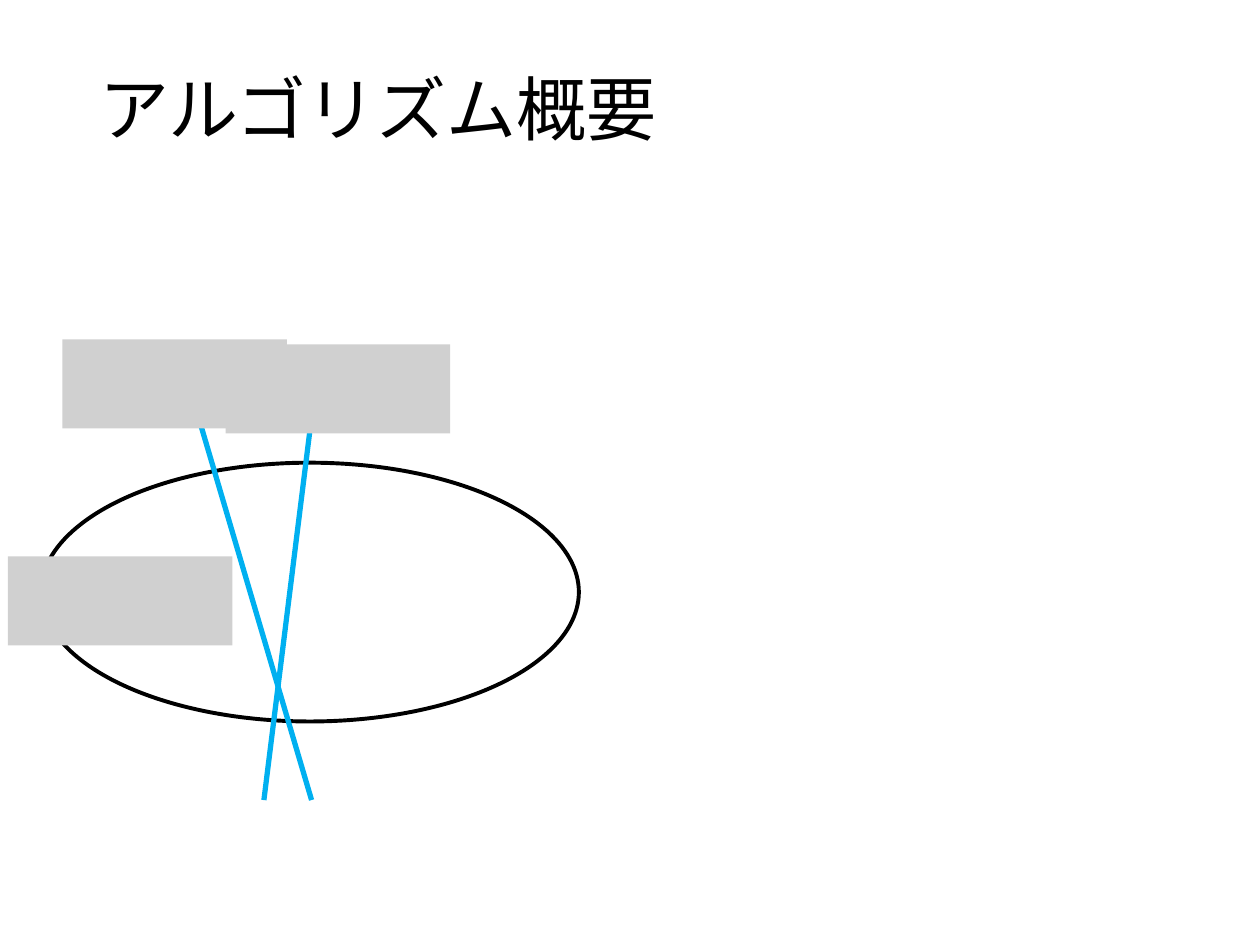
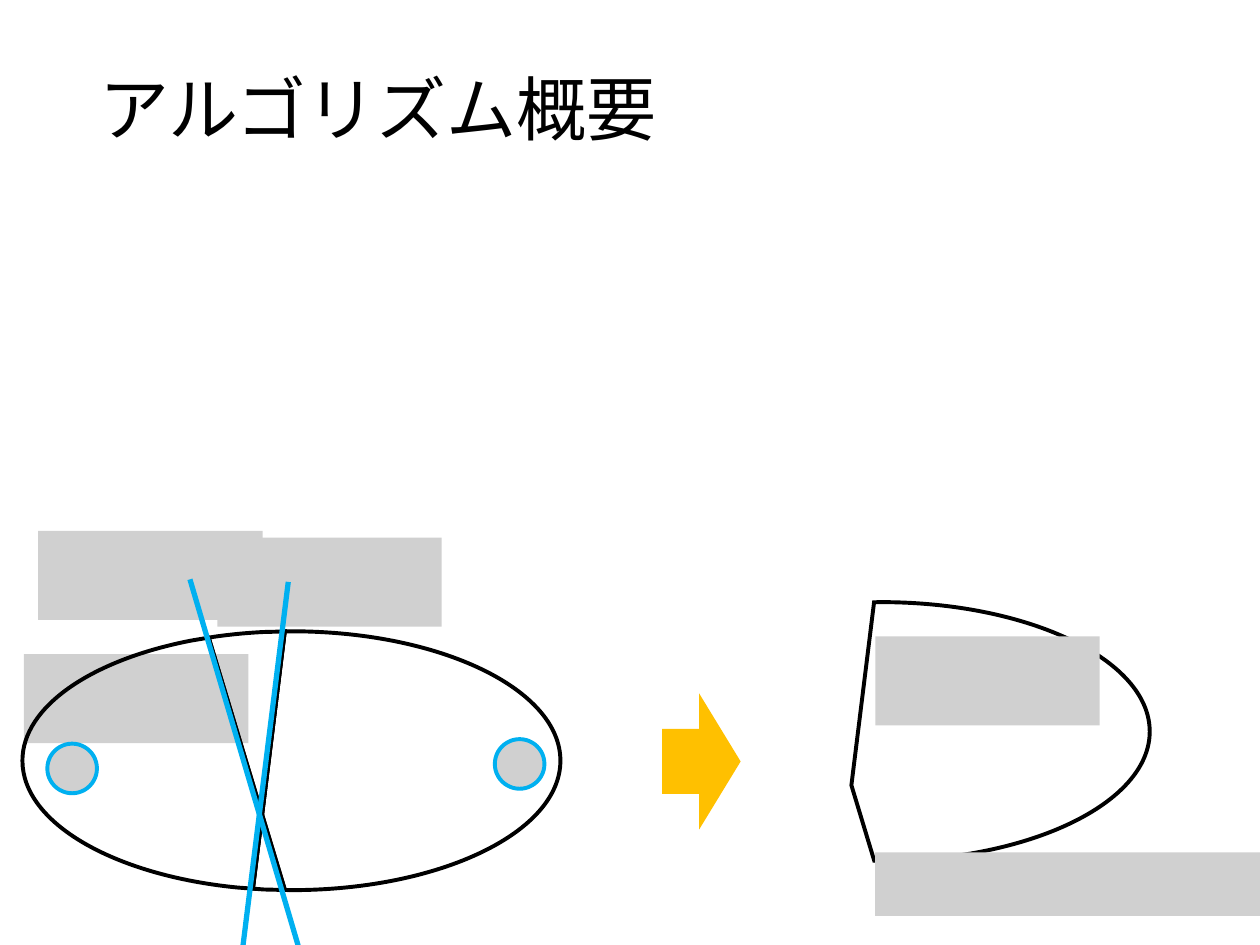
Before and after one commit to ssmr0410/share, a slide deck: slide 8 of slide/mizutani_pre.pptx (slide 9 before the commit). Drawn at 1260x945 pixels with LibreOffice and Linux fonts; fonts in the diff are those of the drawing; grey boxes stand for pictures. Boxes give left, top, right and bottom in pixels: in the first picture for what was removed or moved away, otherwise in the second. Text is boxed around its words. In the diff, an @@ line names an element or a change of style, - is before the commit and + after.

```diff
--- a/slide/mizutani_pre.pptx
+++ b/slide/mizutani_pre.pptx
@@ picture removed at bbox=[63, 339, 287, 428] @@
@@ picture removed at bbox=[226, 344, 450, 433] @@
@@ ellipse removed at bbox=[40, 462, 578, 721] @@
@@ picture added at bbox=[38, 530, 262, 620] @@
@@ picture added at bbox=[217, 538, 441, 627] @@
@@ freeform shape added at bbox=[803, 536, 1172, 885], outline #000000 2.25 pt @@
@@ picture removed at bbox=[8, 557, 232, 646] @@
@@ freeform shape added at bbox=[213, 565, 582, 914], outline #000000 2.25 pt @@
@@ line moved from (200, 426) - (311, 800) to (190, 580) - (301, 945) @@
@@ line moved from (310, 431) - (263, 800) to (289, 582) - (242, 945) @@
@@ freeform shape added at bbox=[209, 616, 334, 814], outline #000000 2.25 pt @@
@@ freeform shape added at bbox=[0, 633, 282, 942], outline #000000 2.25 pt @@
@@ picture added at bbox=[24, 654, 248, 743] @@
@@ freeform shape added at bbox=[213, 632, 333, 815], outline #000000 2.25 pt @@
@@ picture added at bbox=[876, 636, 1100, 726] @@
@@ right arrow added at bbox=[664, 701, 738, 823], fill #FFC000, outline #FFC000 2.25 pt @@
@@ picture added at bbox=[48, 743, 97, 793] @@
@@ picture added at bbox=[495, 740, 544, 789] @@
@@ freeform shape added at bbox=[233, 815, 281, 889], outline #000000 2.25 pt @@
@@ freeform shape added at bbox=[234, 815, 286, 900], outline #000000 2.25 pt @@
@@ picture added at bbox=[876, 853, 1260, 916] @@
```
Also in this commit, not shown: 1 other slide changed, 3 slides added, 1 slide removed.
